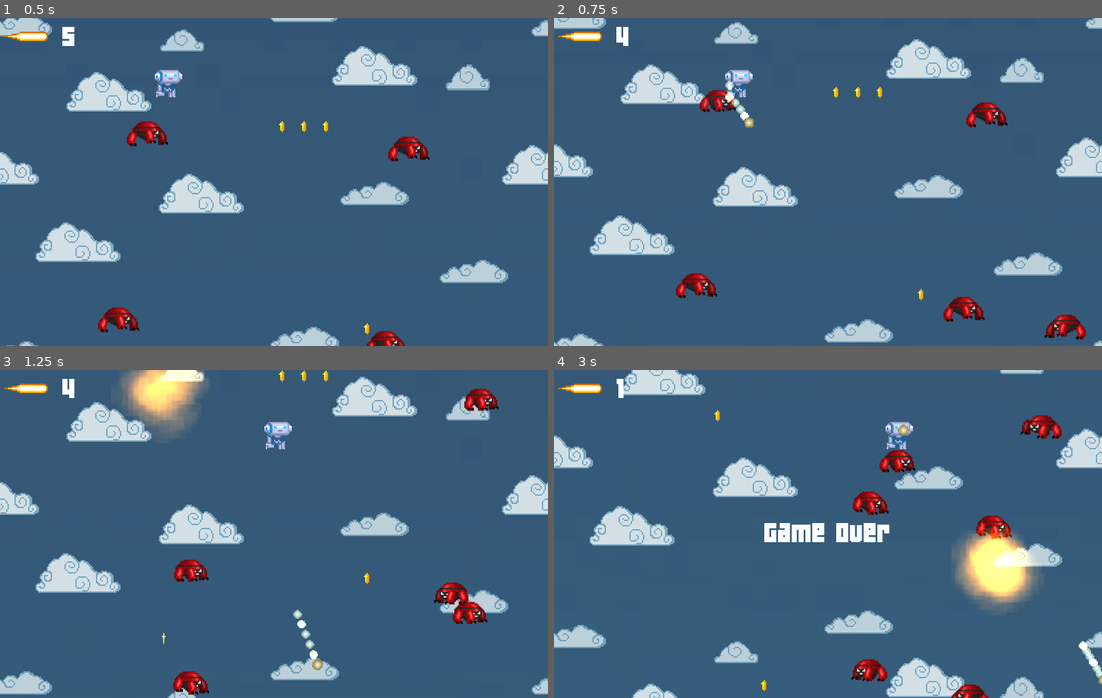
Above: before the commit, frames 1-4 (two rows, left to right).
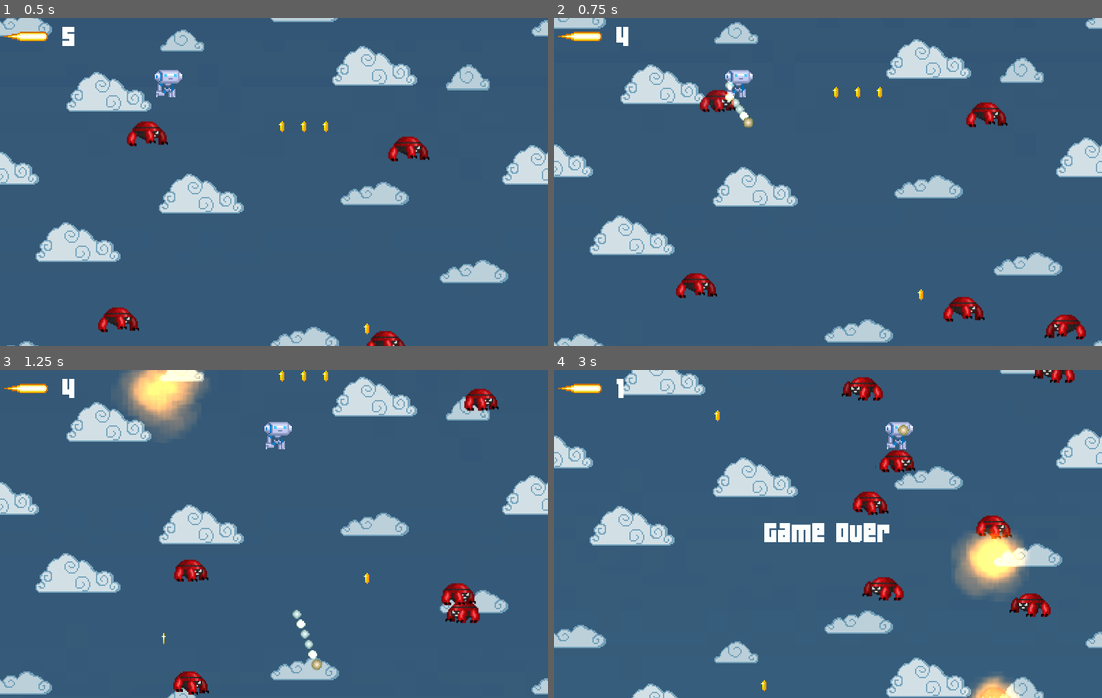
Above: after the commit, the same moments.

Repository: MikeNovember/GroundZero
Game: Godot game, scene res://stage.tscn
Same seed, same stepped clock (60 frames per second), same inputs: the game is played once before the commit and once after it.
Inputs:
- Up to frame 1 (0.5 s): no input
- Up to frame 2 (0.75 s): hold Right (move_right) from 0.53 s (still down); tap Space (shoot) at 0.6 s
- Up to frame 3 (1.25 s): keep holding Right (move_right)
- Up to frame 4 (3 s): tap Space (shoot) at 1.35, 2.1, 2.85 s; release Right (move_right) at 2.03 s; hold Left (move_left) 2.03-2.78 s; hold Right (move_right) from 2.78 s (still down)

Frame 1 is identical in both runs. In frame 2, less than 0.1% of the frame differs, in the area x 33-37%, y 26-34%; in frame 3, 0.9%; in frame 4, 4.3%, in the area x 52-100%, y 0-100%.

Commit message:
Disable collisions between enemies
Enemies used to collide with each other causing
problems when number of enemies was high. This commit
moves enemies to collision layer 1 and player to collision
layer 2. Enemies will collide with player (collsion mask bit 2)
but not with other enemies.

Diff:
--- a/enemy.gd
+++ b/enemy.gd
@@ -37,6 +37,8 @@
 func _ready():
 	position = Vector2(rand_range(25.0, 785.0), rand_range(1200.0, 8750.0))
 	set_collision_layer_bit(1,true)
+	set_collision_mask_bit(0, false)
+	set_collision_mask_bit(1, false)
 
 func hit_by_bullet():
 	state = STATE_KILLED
--- a/stage.tscn
+++ b/stage.tscn
@@ -266,7 +266,7 @@
 [node name="player" parent="." index="2" instance=ExtResource( 5 )]
 
 position = Vector2( 251.684, 1045.6 )
-collision_layer = 14
+collision_layer = 4
 collision_mask = 14
 collision/safe_margin = 0.075
 _sections_unfolded = [ "Collision", "Transform", "collision" ]
